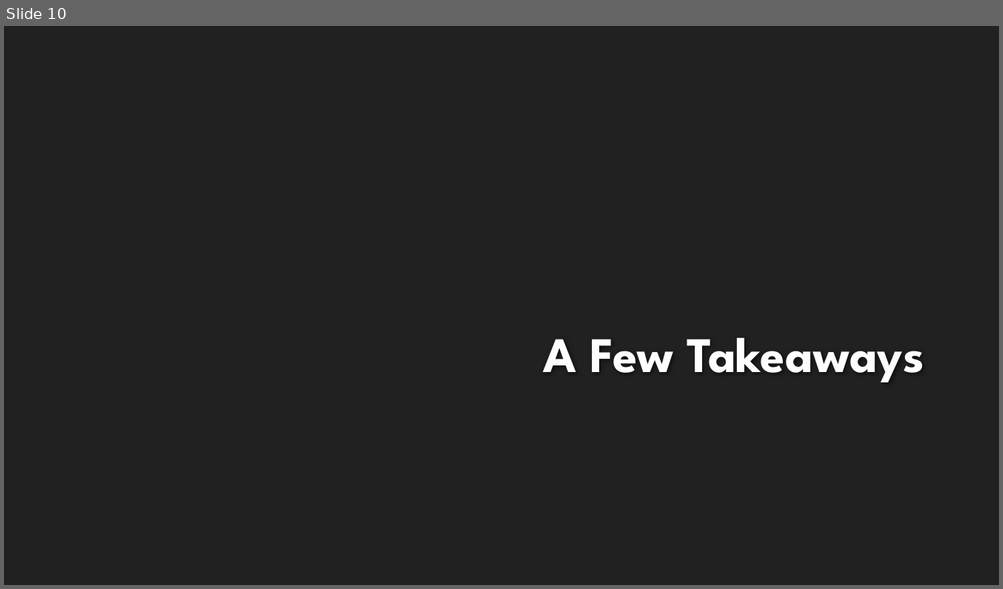
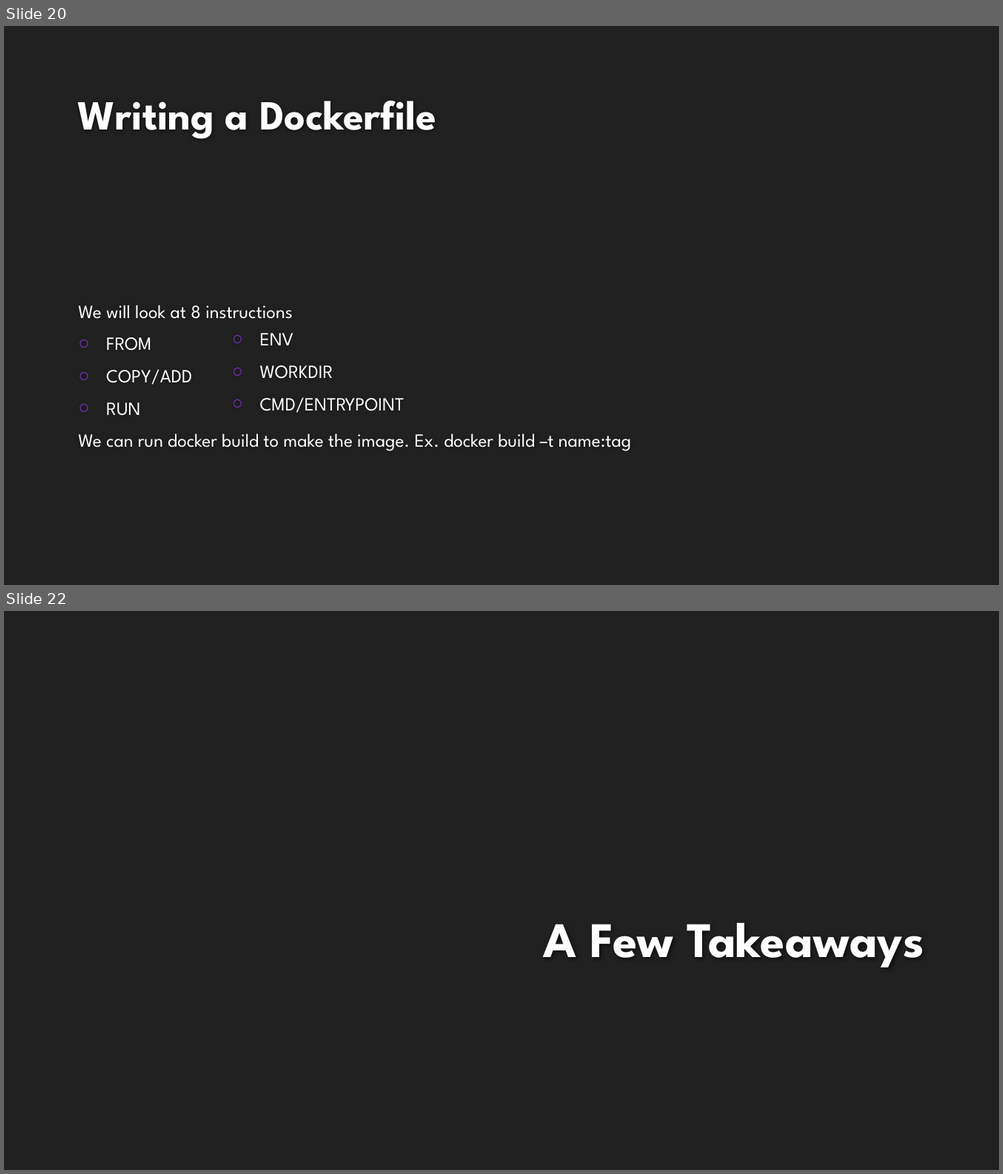
Before and after one commit to kertox662/jamhacks6-workshop-reference, a slide deck: intro-docker/presentation/intro-to-docker.pptx. Shown one above the other, each under a label of ours: slide 10 before the commit, slides 20 and 22 after it; the slides between them are not shown. The pictures are 1003x589 and 1003x1174 pixels, drawn with LibreOffice and Linux fonts; fonts in the diff are those of the drawing; background and template pictures are left out. Boxes give left, top, right and bottom in pixels: in the first picture for what was removed or moved away, otherwise in the second. Text is boxed around its words. In the diff, an @@ line names an element or a change of style, - is before the commit and + after.

Commit message:
Docker: Presentation and README

```diff
--- a/intro-docker/presentation/intro-to-docker.pptx
+++ b/intro-docker/presentation/intro-to-docker.pptx
@@ slide 20 added at (4,26,999,585), background #212121 @@
@@ title added at (77,101,437,139), 40 pt, text #FEFEFE, bold @@
+Writing a Dockerfile
@@ text added at (78,305,631,452), 18 pt, text #FFFFFF @@
+We will look at 8 instructions
+○ FROM
+○ COPY/ADD
+○ RUN
+We can run docker build to make the image. Ex. docker build –t name:tag
@@ text added at (260,333,404,413), 18 pt, text #FFFFFF @@
+○ ENV
+○ WORKDIR
+○ CMD/ENTRYPOINT
@@ what was slide 10 is now slide 22 @@
```
Also in this commit, not shown: 1 slide changed, 11 other slides added, 1 other file.
